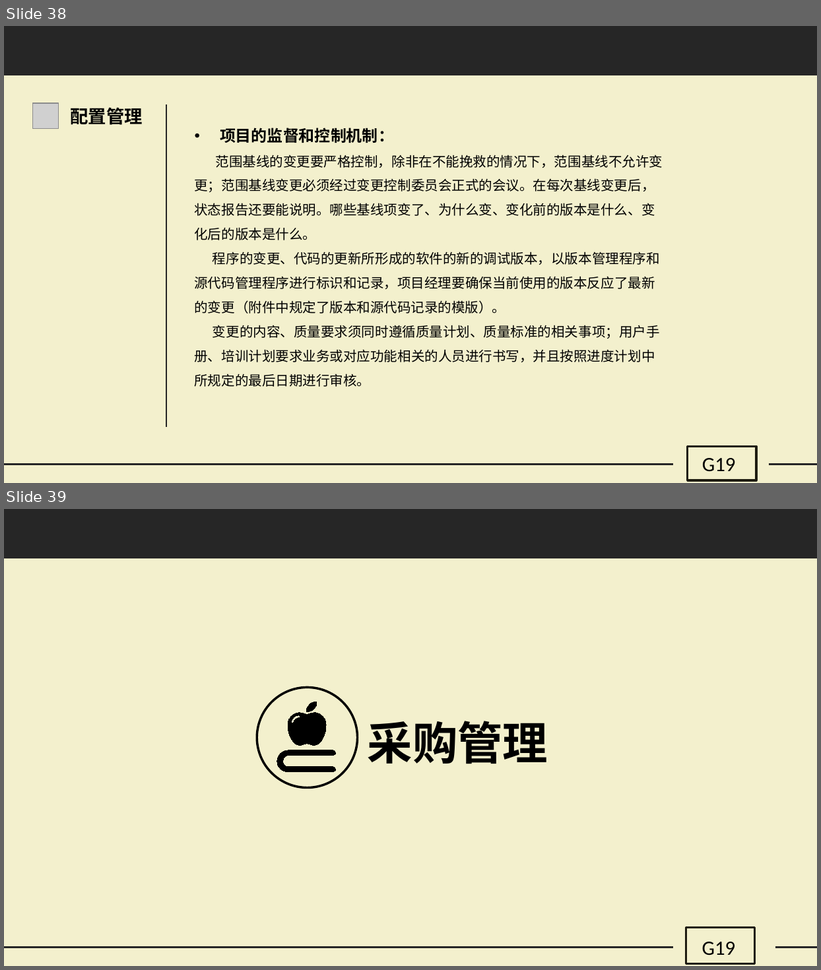
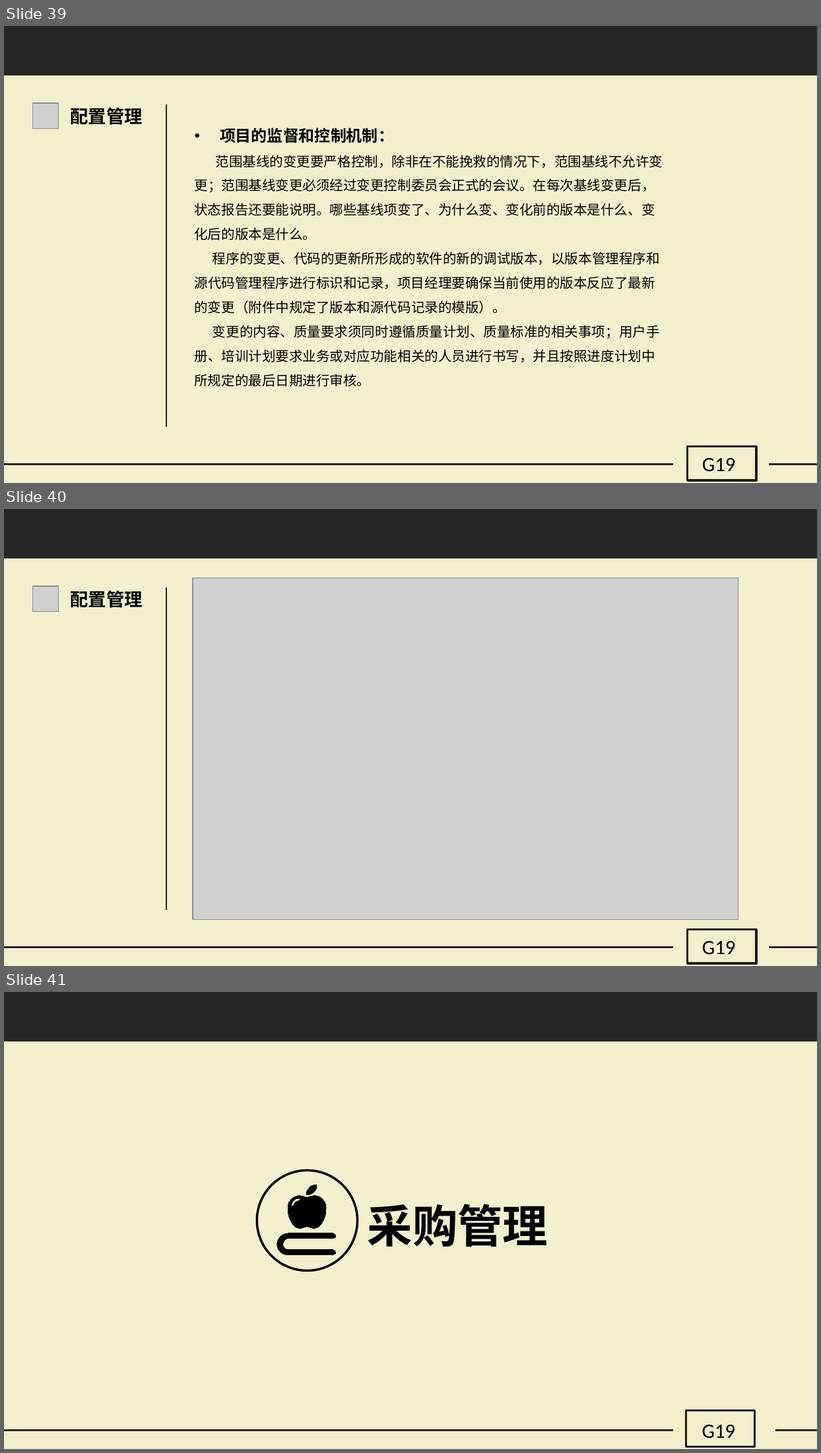
Before and after one commit to G19-Fish/PRD2018-G19, a slide deck: PRD2018-G19-需求项目计划PPT.pptx. Shown one above the other, each under a label of ours: slides 38 and 39 before the commit, slides 39, 40 and 41 after it. The pictures are 821x970 and 821x1453 pixels, drawn with LibreOffice and Linux fonts; fonts in the diff are those of the drawing; grey boxes stand for pictures. Boxes give left, top, right and bottom in pixels: in the first picture for what was removed or moved away, otherwise in the second. Text is boxed around its words. In the diff, an @@ line names an element or a change of style, - is before the commit and + after.

```diff
--- a/PRD2018-G19-需求项目计划PPT.pptx
+++ b/PRD2018-G19-需求项目计划PPT.pptx
@@ slide 40 added at [4,509,817,966], background #F3F0CD @@
@@ rectangle added at [4,509,817,559], fill #262626 @@
@@ picture added at [32,586,57,611] @@
@@ line added from (166, 587) to (166, 911), #262626 1.25 pt @@
@@ picture added at [193,578,738,920] @@
@@ text added at [71,590,143,608], 16 pt, text #000000, bold @@
+配置管理
@@ rectangle added at [688,929,757,964], outline #1E1C11 2 pt @@
@@ text added at [702,941,736,955], 18 pt, text #000000 @@
+G19
@@ line added from (4, 947) to (673, 947), #262626 1.75 pt @@
@@ line added from (769, 947) to (817, 947), #262626 1.75 pt @@
@@ what was slide 38 is now slide 39 @@
@@ what was slide 39 is now slide 41 @@
```
Also in this commit, not shown: 11 slides changed, 1 other slide added, 2 other files.
